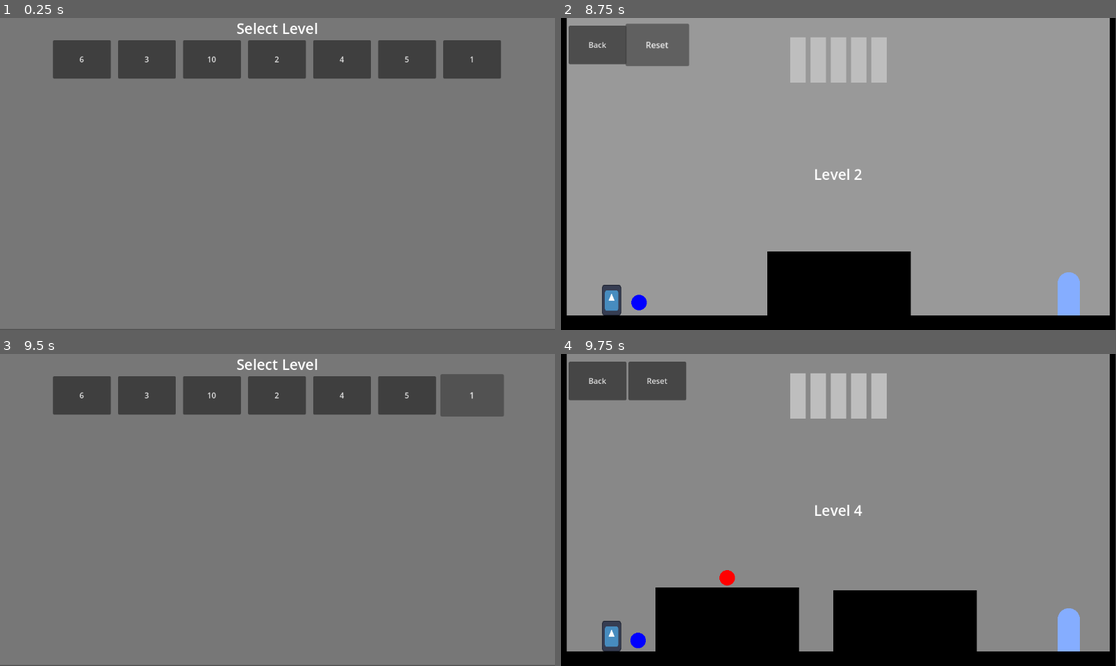
Above: before the commit, frames 1-4 (two rows, left to right).
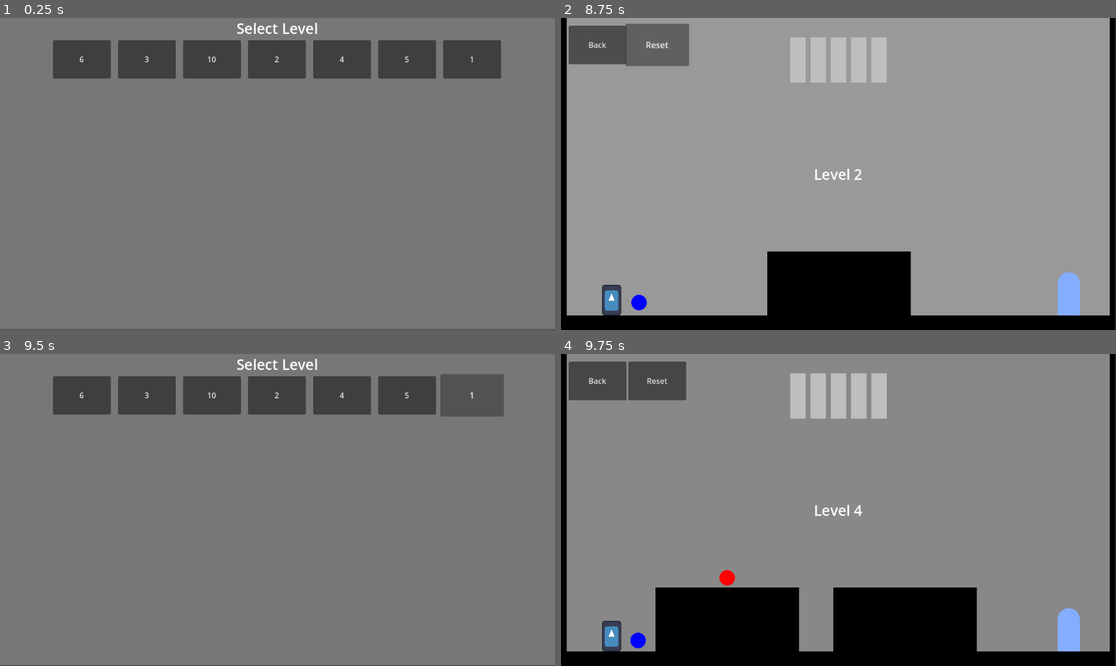
Above: after the commit, the same moments.

Repository: moaatt2/My-First-Game
Game: Godot game, scene res://scenes/level_select_screen.tscn
The game is run twice, just before and just after one commit, with the same random seed, the same clock (stepped at 60 frames per second) and the same inputs. The engine's default icon, where the game draws it, is replaced by a stand-in: a white triangle on a blue panel in a dark square.
Inputs:
- Up to frame 1 (0.25 s): no input
- Up to frame 2 (8.75 s): click "3" at 0.5 s; click "Reset" at 1.25 s; click "Back" at 2 s; click "6" at 2.75 s; click "Reset" at 3.5 s; click "Back" at 4.25 s; click "10" at 5 s; click "Reset" at 5.75 s; click "Back" at 6.5 s; click "2" at 7.25 s; click "Reset" at 8 s
- Up to frame 3 (9.5 s): click "Back" at 8.75 s
- Up to frame 4 (9.75 s): click "4" at 9.5 s

Frames 1-3 are identical in both runs. In frame 4, 0.2% of the frame differs, in the area x 49-75%, y 74-76%.

Commit message:
Rework level to account for new dash mechanics.

Diff:
--- a/levels/level_04.tscn
+++ b/levels/level_04.tscn
@@ -7,18 +7,15 @@
 [sub_resource type="QuadMesh" id="QuadMesh_hgv6m"]
 
 [sub_resource type="RectangleShape2D" id="RectangleShape2D_5p57d"]
-size = Vector2(0.029800002, 0.013399931)
+size = Vector2(0.029800002, 0.013349918)
 
 [sub_resource type="RectangleShape2D" id="RectangleShape2D_hgv6m"]
-size = Vector2(0.029800002, 0.012699945)
+size = Vector2(0.029800002, 0.013299926)
 
 [node name="Level1" instance=ExtResource("1_vosiq")]
 
 [node name="Label" parent="CenterContainer" index="0"]
 text = "Level 4"
-
-[node name="Reset Button" parent="." index="3"]
-level_path = "uid://pfn664jusae5"
 
 [node name="Obstacle 1" type="StaticBody2D" parent="." index="8"]
 position = Vector2(100.99914, -4848.0005)
@@ -31,7 +28,7 @@
 mesh = SubResource("QuadMesh_hgv6m")
 
 [node name="CollisionShape2D" type="CollisionShape2D" parent="Obstacle 1" index="1"]
-position = Vector2(0.024400078, 0.53995)
+position = Vector2(0.024400078, 0.539975)
 shape = SubResource("RectangleShape2D_5p57d")
 
 [node name="Obstacle 2" type="StaticBody2D" parent="." index="9"]
@@ -40,12 +37,12 @@
 
 [node name="MeshInstance2D" type="MeshInstance2D" parent="Obstacle 2" index="0"]
 modulate = Color(0, 0, 0, 1)
-position = Vector2(0.061300516, 0.5402498)
-scale = Vector2(0.029800005, 0.012699822)
+position = Vector2(0.0613003, 0.5399499)
+scale = Vector2(0.029800436, 0.0132996645)
 mesh = SubResource("QuadMesh_hgv6m")
 
 [node name="CollisionShape2D" type="CollisionShape2D" parent="Obstacle 2" index="1"]
-position = Vector2(0.061300065, 0.54025)
+position = Vector2(0.061300065, 0.53995)
 shape = SubResource("RectangleShape2D_hgv6m")
 
 [node name="Jump" parent="." index="10" instance=ExtResource("2_hgv6m")]
